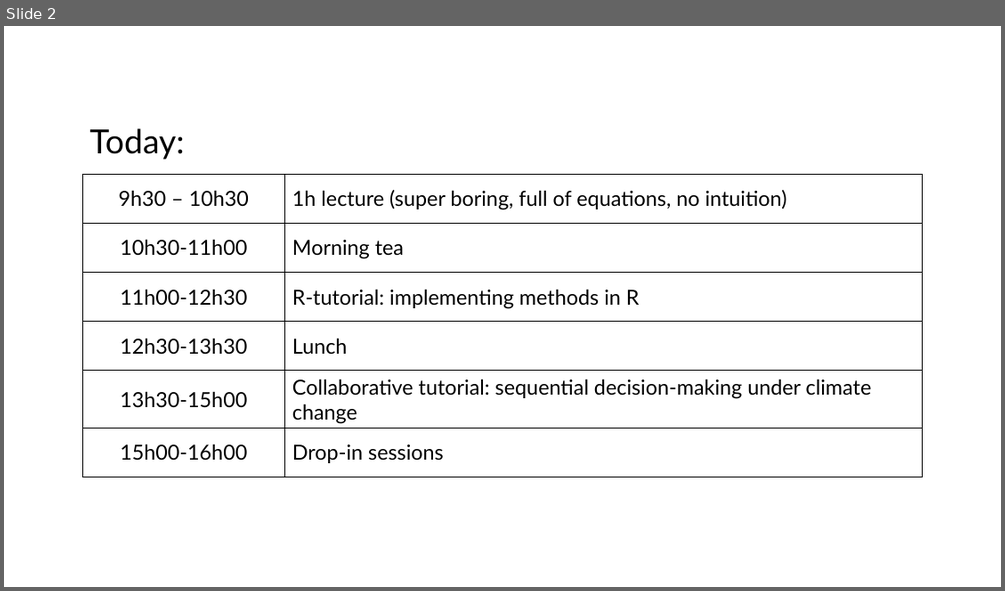
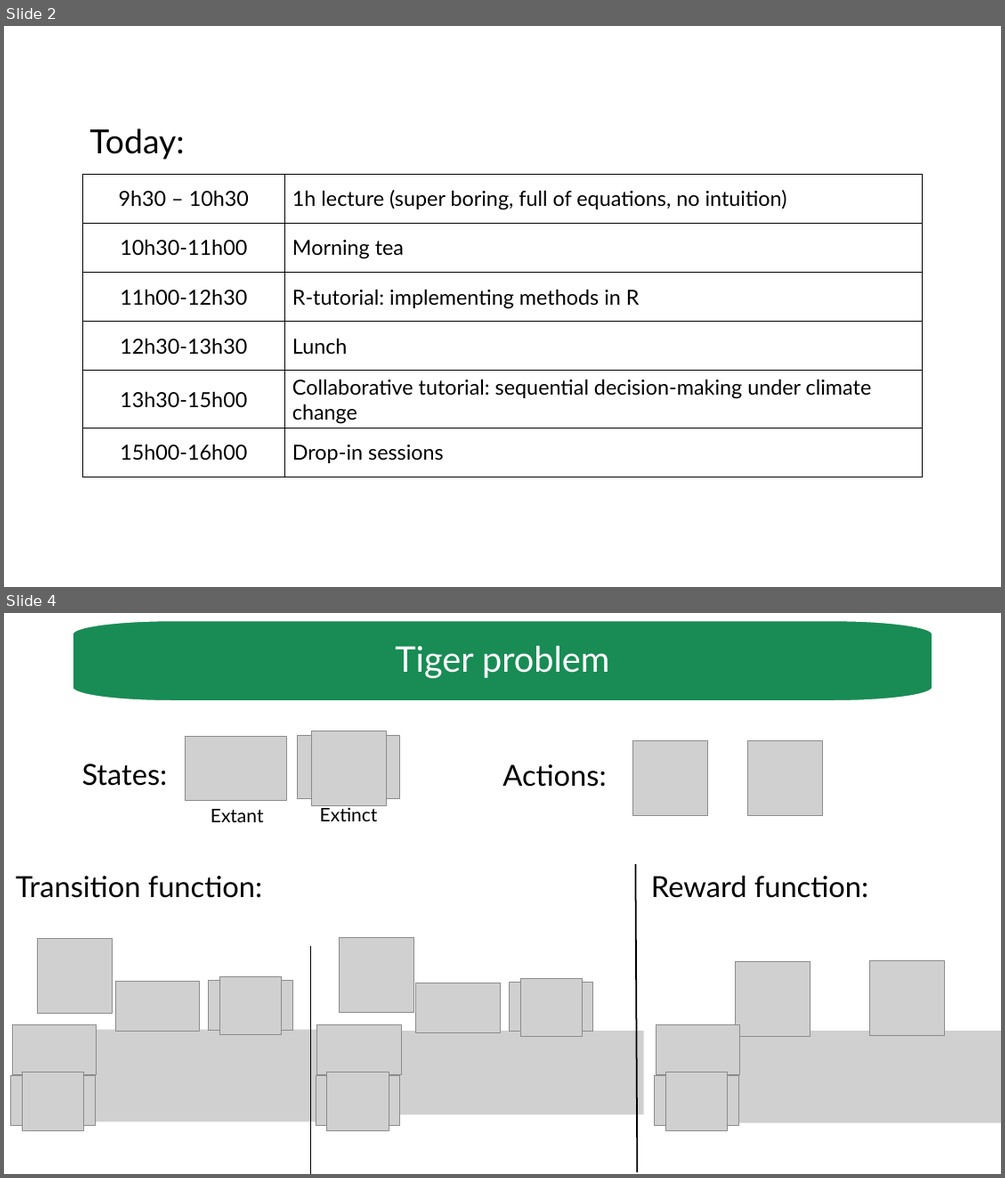
Before and after one commit to luzvpascal/MDPworkshop, a slide deck: slides/workshop-1.pptx. Shown one above the other, each under a label of ours: slide 2 before the commit, slides 2 and 4 after it; the slides between them are not shown. The pictures are 1005x591 and 1005x1178 pixels, drawn with LibreOffice and Linux fonts; fonts in the diff are those of the drawing; grey boxes stand for pictures. Boxes give left, top, right and bottom in pixels: in the first picture for what was removed or moved away, otherwise in the second. Text is boxed around its words. In the diff, an @@ line names an element or a change of style, - is before the commit and + after.

```diff
--- a/slides/workshop-1.pptx
+++ b/slides/workshop-1.pptx
@@ slide 4 added at <box>4,613,1001,1174</box>, background #FFFFFF @@
@@ freeform shape added at <box>73,620,933,701</box>, fill #188C54, outline #FFFFFF 1.5 pt, 34 pt, text #FFFFFF @@
+Tiger problem
@@ picture added at <box>185,737,287,801</box> @@
@@ picture added at <box>298,735,399,799</box> @@
@@ picture added at <box>311,731,386,806</box> @@
@@ picture added at <box>633,741,708,816</box> @@
@@ picture added at <box>748,741,823,816</box> @@
@@ text added at <box>82,763,168,786</box>, 28 pt, text #000000 @@
+States:
@@ text added at <box>502,764,606,787</box>, 28 pt, text #000000 @@
+Actions:
@@ text added at <box>210,809,264,822</box>, 18 pt, text #000000 @@
+Extant
@@ text added at <box>320,805,378,821</box>, 18 pt, text #000000 @@
+Extinct
@@ text added at <box>16,876,262,898</box>, 28 pt, text #000000 @@
+Transition function:
@@ line added from (636, 864) to (638, 1172), #000000 1.5 pt @@
@@ text added at <box>651,876,868,898</box>, 28 pt, text #000000 @@
+Reward function:
@@ line added from (310, 947) to (310, 1174), #000000 1.5 pt @@
@@ group added at <box>11,938,316,1130</box>: 8 pictures @@
@@ group added at <box>316,938,643,1130</box>: 8 pictures @@
@@ group added at <box>655,961,1001,1130</box>: 6 pictures @@
```
Also in this commit, not shown: 1 slide changed, 9 other slides added, 2 slides removed, 2 other files.
